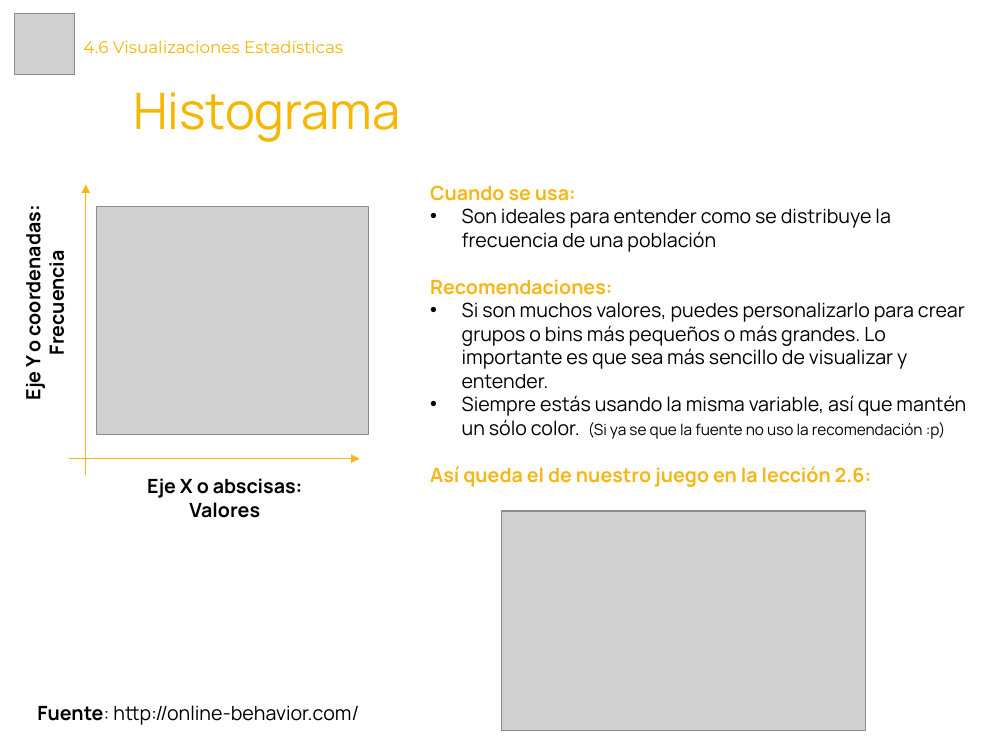
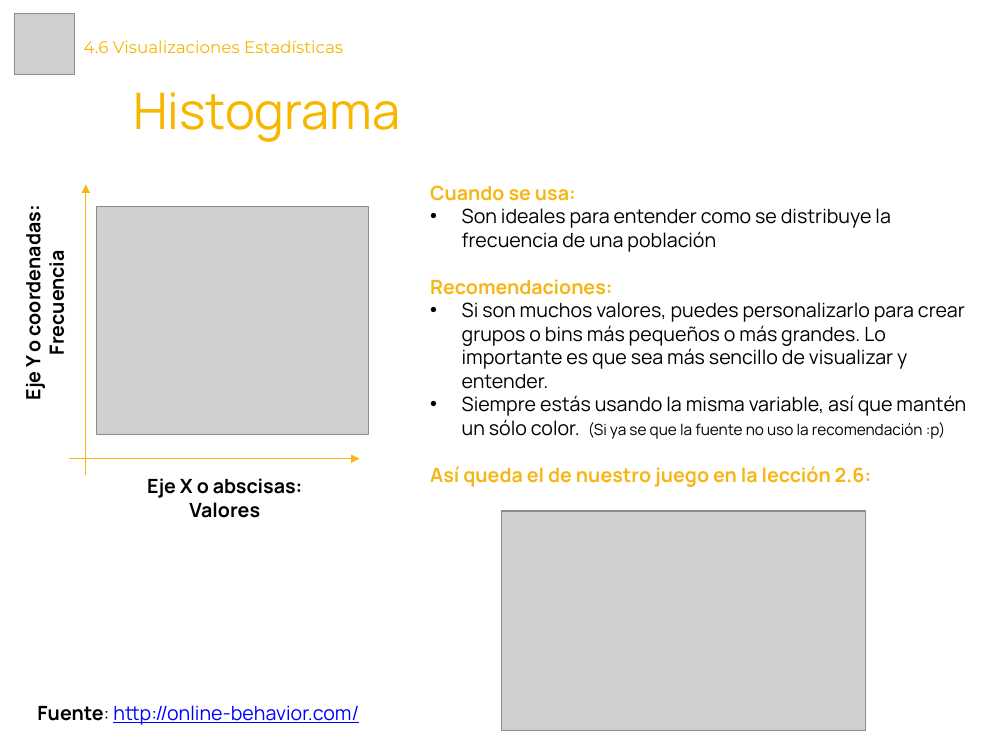
Before and after one commit to Laboratoria/curriculum, a slide deck: slide 2 of 18-data-visualization/Contenido Semana 2/4.6. Presentación - Visualizaciones Estadísticas.pptx. Drawn at 1008x756 pixels with LibreOffice and Linux fonts; fonts in the diff are those of the drawing; grey boxes stand for pictures. Boxes give left, top, right and bottom in pixels: in the first picture for what was removed or moved away, otherwise in the second. Text is boxed around its words. In the diff, an @@ line names an element or a change of style, - is before the commit and + after.

Commit message:
Actualizaciones Fuentes

```diff
--- a/18-data-visualization/Contenido Semana 2/4.6. Presentación - Visualizaciones Estadísticas.pptx
+++ b/18-data-visualization/Contenido Semana 2/4.6. Presentación - Visualizaciones Estadísticas.pptx
@@ text "Fuente: http://online-behavior.com/" at (37, 705, 359, 725): text colour #000000 to #0000FF, underline on in "http://online-behavior.com/" @@
```
Also in this commit, not shown: 1 other slide changed, 10 other files.
